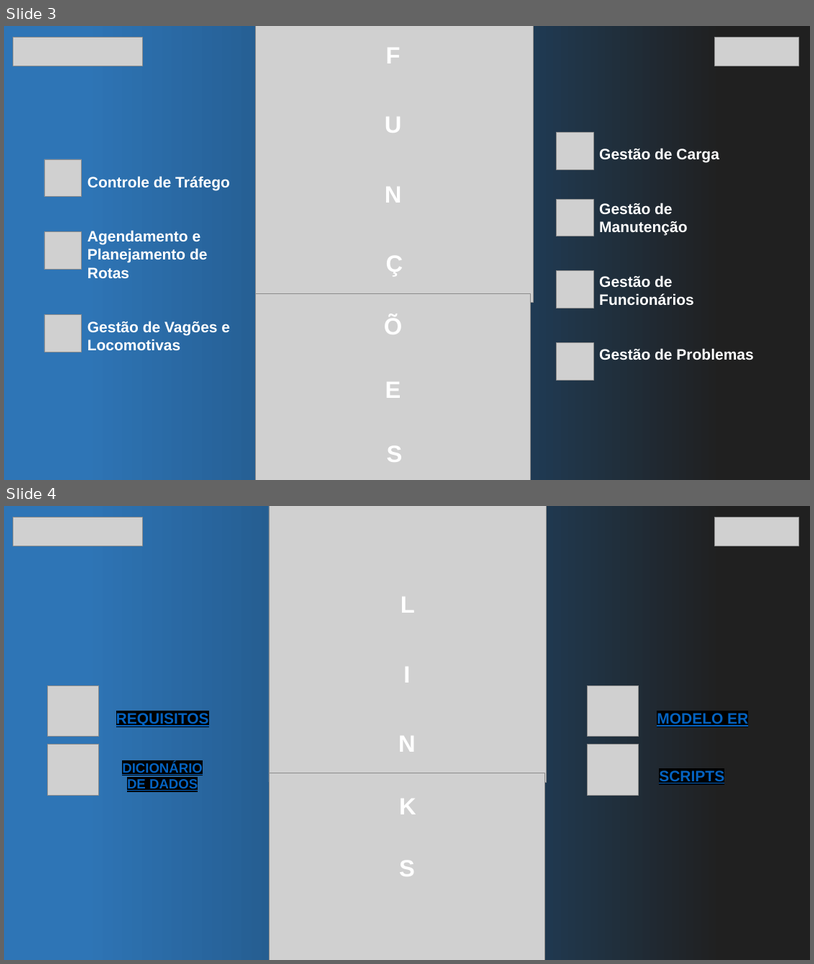
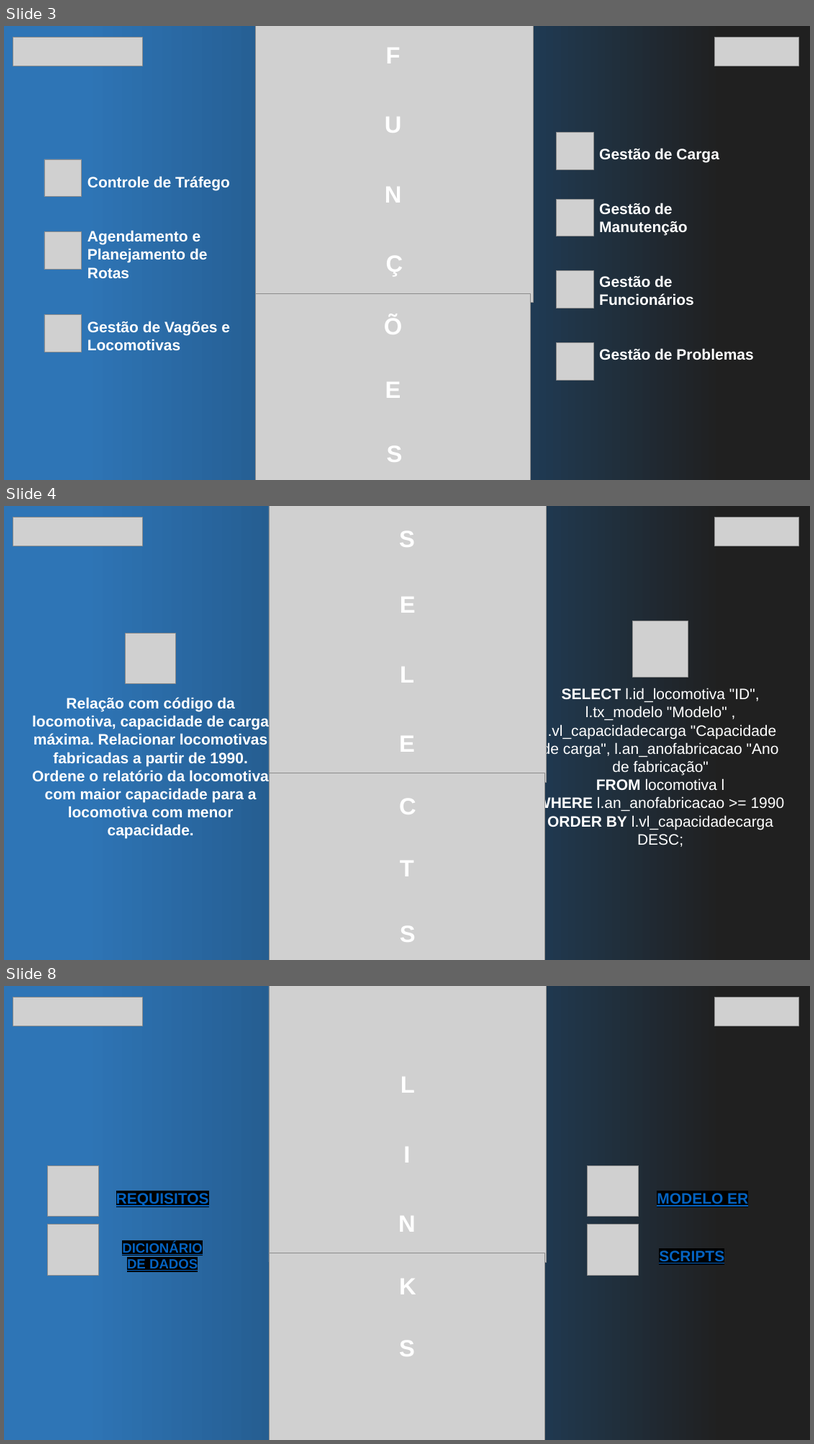
Before and after one commit to joaopaludo/RailWise, a slide deck: docs/Apresentação.pptx. Shown one above the other, each under a label of ours: slides 3 and 4 before the commit, slides 3, 4 and 8 after it; the slides between them are not shown. The pictures are 814x964 and 814x1444 pixels, drawn with LibreOffice and Linux fonts; fonts in the diff are those of the drawing; grey boxes stand for pictures. Boxes give left, top, right and bottom in pixels: in the first picture for what was removed or moved away, otherwise in the second. Text is boxed around its words. In the diff, an @@ line names an element or a change of style, - is before the commit and + after.

Commit message:
Adicionado Selects na Apresentação.pptx

```diff
--- a/docs/Apresentação.pptx
+++ b/docs/Apresentação.pptx
@@ slide 4 added at box(4, 506, 810, 960), background #FFFFFF @@
@@ rectangle added at box(4, 506, 810, 960), fill gradient #2E75B6 to #1F4E79 to #202020 @@
@@ picture added at box(13, 518, 142, 546) @@
@@ picture added at box(269, 506, 547, 782) @@
@@ picture added at box(715, 518, 799, 546) @@
@@ text added at box(399, 531, 415, 547), 28 pt, text #FFFFFF, bold @@
+S
@@ text added at box(400, 597, 416, 613), 28 pt, text #FFFFFF, bold @@
+E
@@ picture added at box(126, 633, 176, 683) @@
@@ picture added at box(633, 621, 689, 677) @@
@@ text added at box(400, 667, 414, 682), 28 pt, text #FFFFFF, bold @@
+L
@@ text added at box(32, 697, 269, 839), 18 pt, text #FFFFFF, bold @@
+Relação com código da locomotiva, capacidade de carga máxima. Relacionar locomotivas fabricadas a partir de 1990. Ordene o relatório da locomotiva com maior capacidade para a locomotiva com menor capacidade.
@@ text added at box(537, 687, 785, 847), 18 pt, text #FFFFFF @@
+SELECT l.id_locomotiva "ID", l.tx_modelo "Modelo" , l.vl_capacidadecarga "Capacidade de carga", l.an_anofabricacao "Ano de fabricação"
+FROM locomotiva l
+WHERE l.an_anofabricacao >= 1990
+ORDER BY l.vl_capacidadecarga DESC;
@@ text added at box(399, 736, 415, 752), 28 pt, text #FFFFFF, bold @@
+E
@@ picture added at box(270, 773, 545, 960) @@
@@ text added at box(399, 798, 417, 814), 28 pt, text #FFFFFF, bold @@
+C
@@ text added at box(400, 860, 414, 876), 28 pt, text #FFFFFF, bold @@
+T
@@ text added at box(400, 926, 416, 942), 28 pt, text #FFFFFF, bold @@
+S
@@ what was slide 4 is now slide 8 @@
```
Also in this commit, not shown: 3 other slides added.
